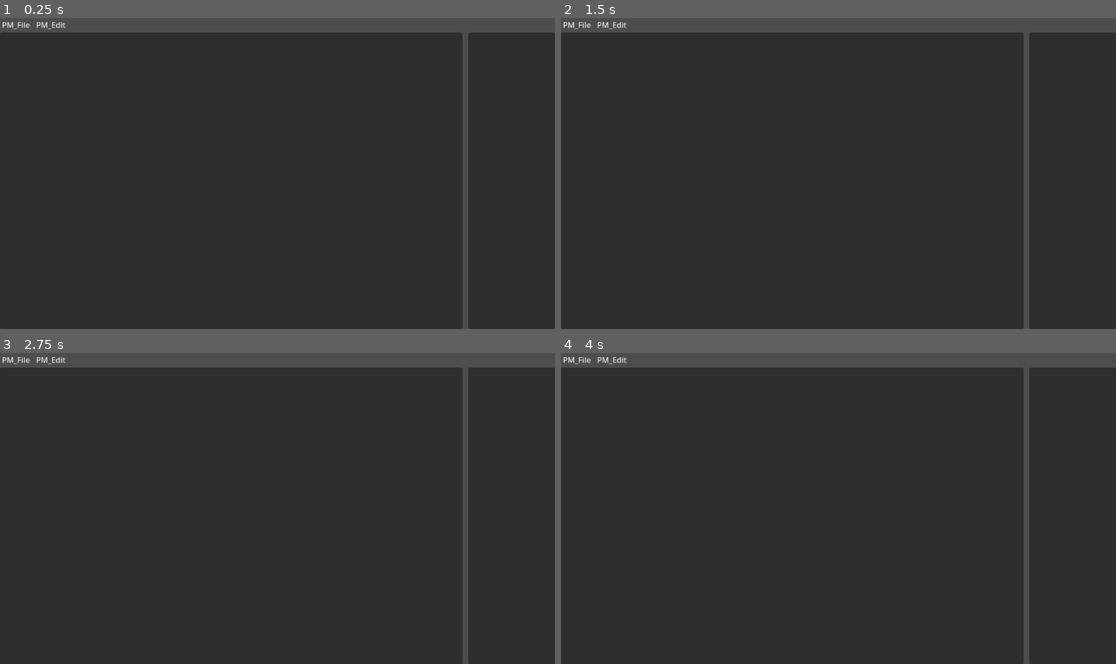
Above: before the commit, frames 1-4 (two rows, left to right).
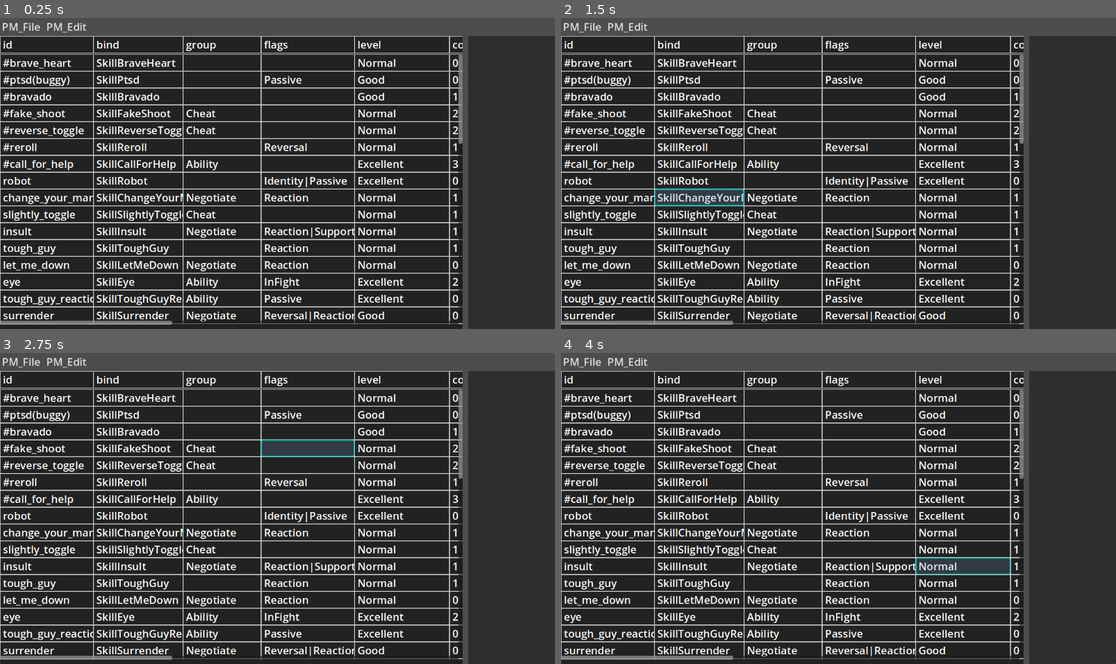
Above: after the commit, the same moments.

Repository: CoolDove/tabro
Game: Godot game, scene res://main.tscn
Same seed, same stepped clock (60 frames per second), same inputs: the game is played once before the commit and once after it.
Inputs (mouse positions are in pixels of both pictures, inside the frame that each line leads up to):
- Up to frame 1 (0.25 s): no input
- Up to frame 2 (1.5 s): tap Enter at 0.5 s; move the mouse to (960, 157) at 0.52 s; hold Ctrl 0.53-1.28 s; click (960, 157) at 0.67 s; tap Space at 1.25 s; move the mouse to (727, 189) at 1.27 s; tap Ctrl at 1.35 s; click (727, 189) at 1.42 s
- Up to frame 3 (2.75 s): tap Enter at 2 s; move the mouse to (333, 440) at 2.02 s; hold Ctrl from 2.03 s (still down); click (333, 440) at 2.17 s
- Up to frame 4 (4 s): tap Space at 2.75 s; move the mouse to (810, 570) at 2.77 s; release Ctrl at 2.78 s; tap Ctrl at 2.85 s; click (810, 570) at 2.92 s; tap Enter at 3.5 s; move the mouse to (1005, 555) at 3.52 s; hold Ctrl from 3.53 s (still down); click (1005, 555) at 3.67 s

The runs differ from the first frame. In frame 1, 19% of the frame differs, in the area x 0-100%, y 1-99%; in frame 2, 19%; in frame 3, 19%; in frame 4, 19%.

Commit message:
highlight hover cell

Diff:
--- a/resources/tabro_default.tres
+++ /dev/null
@@ -1,10 +0,0 @@
-[gd_resource type="Theme" load_steps=2 format=3 uid="uid://cgpvwb3wp8me1"]
-
-[ext_resource type="StyleBox" uid="uid://6arl2ojjxxmf" path="res://resources/default_stylebox_table_cell.tres" id="1_ubs4u"]
-
-[resource]
-RichTextLabel/styles/focus = ExtResource("1_ubs4u")
-RichTextLabel/styles/normal = ExtResource("1_ubs4u")
-TableCell/base_type = &"RichTextLabel"
-TableCell/styles/focus = ExtResource("1_ubs4u")
-TableCell/styles/normal = ExtResource("1_ubs4u")
--- /dev/null
+++ b/resources/theme_tabro_default.tres
@@ -0,0 +1,25 @@
+[gd_resource type="Theme" load_steps=3 format=3 uid="uid://cgpvwb3wp8me1"]
+
+[ext_resource type="StyleBox" uid="uid://6arl2ojjxxmf" path="res://resources/default_stylebox_table_cell.tres" id="1_ubs4u"]
+
+[sub_resource type="StyleBoxFlat" id="StyleBoxFlat_ubs4u"]
+bg_color = Color(0.4745098, 0.60784316, 0.80784315, 0.2)
+border_width_left = 2
+border_width_top = 2
+border_width_right = 2
+border_width_bottom = 2
+border_color = Color(0, 0.7235019, 0.6565464, 1)
+corner_radius_top_left = 4
+corner_radius_top_right = 4
+corner_radius_bottom_right = 4
+corner_radius_bottom_left = 4
+anti_aliasing_size = 0.5
+
+[resource]
+HoverHighlightMark/base_type = &"Panel"
+HoverHighlightMark/styles/panel = SubResource("StyleBoxFlat_ubs4u")
+RichTextLabel/styles/focus = ExtResource("1_ubs4u")
+RichTextLabel/styles/normal = ExtResource("1_ubs4u")
+TableCell/base_type = &"RichTextLabel"
+TableCell/styles/focus = ExtResource("1_ubs4u")
+TableCell/styles/normal = ExtResource("1_ubs4u")
--- a/scenes/table_edit.gd
+++ b/scenes/table_edit.gd
@@ -5,6 +5,9 @@
 @onready var titleline = $TitleScroller/TitleLine
 @onready var gridscroller = $ScrollContainer
 @onready var grid = $ScrollContainer/Grid
+
+
+@onready var _grid_hover_highlight_mark = $HoverHighlightMark
 
 var data : CsvData:
 	get:
@@ -19,6 +22,9 @@
 
 var _pool_label : Node # Array[Label]
 
+var select_region : Rect2i
+var hover_cell : Vector2i
+
 class Field:
 	var name : String
 	var width : int
@@ -72,7 +78,53 @@
 	grid.add_child(_virtual_spacing_before, false, INTERNAL_MODE_FRONT)
 	grid.add_child(_virtual_spacing_after, false, INTERNAL_MODE_BACK)
 
-	# data = ResourceLoader.load("res://resources/skills.csv") as CsvData
+	# Visual stuff
+	remove_child(_grid_hover_highlight_mark)
+
+func _input(event):
+	if event is InputEventMouseMotion:
+		_update_hover()
+	elif event is InputEventMouseButton:
+		if Input.is_key_pressed(KEY_CTRL):
+			match event.button_index:
+				MOUSE_BUTTON_WHEEL_UP:
+					var th = Main.instance.theme
+					th.default_font_size = min(th.default_font_size + 1, cell_height)
+				MOUSE_BUTTON_WHEEL_DOWN:
+					var th = Main.instance.theme
+					th.default_font_size = max(th.default_font_size - 1, 6)
+		_update_hover()
+
+func _update_hover():
+	var grid_mpos = gridscroller.get_local_mouse_position()
+	var hovery = floori((grid_mpos.y + gridscroller.scroll_vertical) / cell_height)
+	var _hoverxpx = int(grid_mpos.x + gridscroller.scroll_horizontal)
+	var hoverx = 0
+	for fieldidx in range(0, fields.size()):
+		hoverx = fieldidx
+		var field = fields[fieldidx]
+		if _hoverxpx < field.width:
+			break
+		_hoverxpx -= field.width
+	var new_hover_cell = Vector2i(hoverx, hovery)
+	if new_hover_cell == hover_cell:
+		return
+	# var old_hover_celledit = _get_celledit_from_hover_cell(hover_cell)
+	var new_hover_celledit = _get_celledit_from_hover_cell(new_hover_cell)
+	if hover_cell != new_hover_cell:
+		var old_parent = _grid_hover_highlight_mark.get_parent()
+		if old_parent != null:
+			old_parent.remove_child(_grid_hover_highlight_mark)
+		if new_hover_celledit != null:
+			_grid_hover_highlight_mark.set_anchors_preset(PRESET_FULL_RECT)
+			new_hover_celledit.add_child(_grid_hover_highlight_mark, false, INTERNAL_MODE_BACK)
+		queue_redraw()
+	hover_cell = new_hover_cell
+
+func _get_celledit_from_hover_cell(hover: Vector2i) -> Control:
+	if hover.x < 0 or hover.y < 0 or hover.y > data.records.size() - 2 or hover.x > fields.size() - 1:
+		return null
+	return grid.get_child(hover.y - visible_begin).get_child(hover.x) as Control
 
 func refresh():
 	if data == null:
--- a/scenes/table_edit.tscn
+++ b/scenes/table_edit.tscn
@@ -4,7 +4,13 @@
 
 [node name="TableEdit" type="Panel"]
 custom_minimum_size = Vector2(360, 0)
+anchors_preset = 15
+anchor_right = 1.0
+anchor_bottom = 1.0
+grow_horizontal = 2
+grow_vertical = 2
 size_flags_horizontal = 3
+size_flags_vertical = 3
 script = ExtResource("1_qqa4w")
 
 [node name="TitleScroller" type="ScrollContainer" parent="."]
@@ -40,3 +46,13 @@
 custom_minimum_size = Vector2(400, 0)
 layout_mode = 2
 theme_override_constants/separation = 0
+
+[node name="HoverHighlightMark" type="Panel" parent="."]
+layout_mode = 1
+anchors_preset = 15
+anchor_right = 1.0
+anchor_bottom = 1.0
+grow_horizontal = 2
+grow_vertical = 2
+mouse_filter = 2
+theme_type_variation = &"HoverHighlightMark"
--- a/system/main.gd
+++ b/system/main.gd
@@ -1,4 +1,5 @@
 extends Control
+class_name Main
 
 @onready var menu = $Window/MenuBar
 @onready var popupm_file = $Window/MenuBar/PM_File
@@ -7,7 +8,10 @@
 
 var _TableEdit = preload("res://scenes/table_edit.tscn")
 
+static var instance : Main
+
 func _ready():
+	instance = self
 	popupm_file.id_pressed.connect(func(id):
 		match id:
 			0:
@@ -16,11 +20,13 @@
 				print("Not implemented!")
 	)
 	var font = SystemFont.new()
-	font.font_names = ["arial"]
+	font.font_names = ["Verdana", "Cambria"]
 	theme = ThemeDB.get_project_theme()
-	print("current font: %s" % theme.default_font)
 	theme.default_font = font
-	print("current font: %s" % theme.default_font)
+	theme.default_font_size = 22
+
+	await get_tree().process_frame
+	open_file("res://resources/skills.csv")
 
 func action_open_file():
 	var fdialog = FileDialog.new()
@@ -32,31 +38,17 @@
 
 	fdialog.file_selected.connect(func(file):
 		print("select file: %s" % file)
-		var csvdata = CsvReader.load(file)
-		for c in main_panel.get_children():
-			c.queue_free()
-		var table_edit = _TableEdit.instantiate() as TableEdit
-		table_edit.data = csvdata
-		table_edit.set_anchors_preset(PRESET_FULL_RECT)
-		main_panel.add_child(table_edit)
+		open_file(file)
 	)
 
 	add_child(fdialog)
 	fdialog.popup_centered_ratio()
-# Some useless code
-# func _show_menu_at_mouse_pos():
-# 	NativeMenu.popup(menu, DisplayServer.mouse_get_position())
-#
-# func _menu_callable(id):
-# 	if id == "MENU_OPEN":
-# 		print("press open")
-# 	if id == "MENU_SAVE":
-# 		print("press save")
-#
-# func _enter_tree():
-# 	menu = NativeMenu.create_menu()
-# 	NativeMenu.add_item(menu, "Open", _menu_callable, Callable(), "MENU_OPEN")
-# 	NativeMenu.add_item(menu, "Save", _menu_callable, Callable(), "MENU_SAVE")
-#
-# func _exit_tree():
-# 	NativeMenu.free_menu(menu)
+
+func open_file(filepath: String):
+	var csvdata = CsvReader.load(filepath)
+	for c in main_panel.get_children():
+		c.queue_free()
+	var table_edit = _TableEdit.instantiate() as TableEdit
+	table_edit.data = csvdata
+	table_edit.set_anchors_preset(PRESET_FULL_RECT)
+	main_panel.add_child(table_edit)
